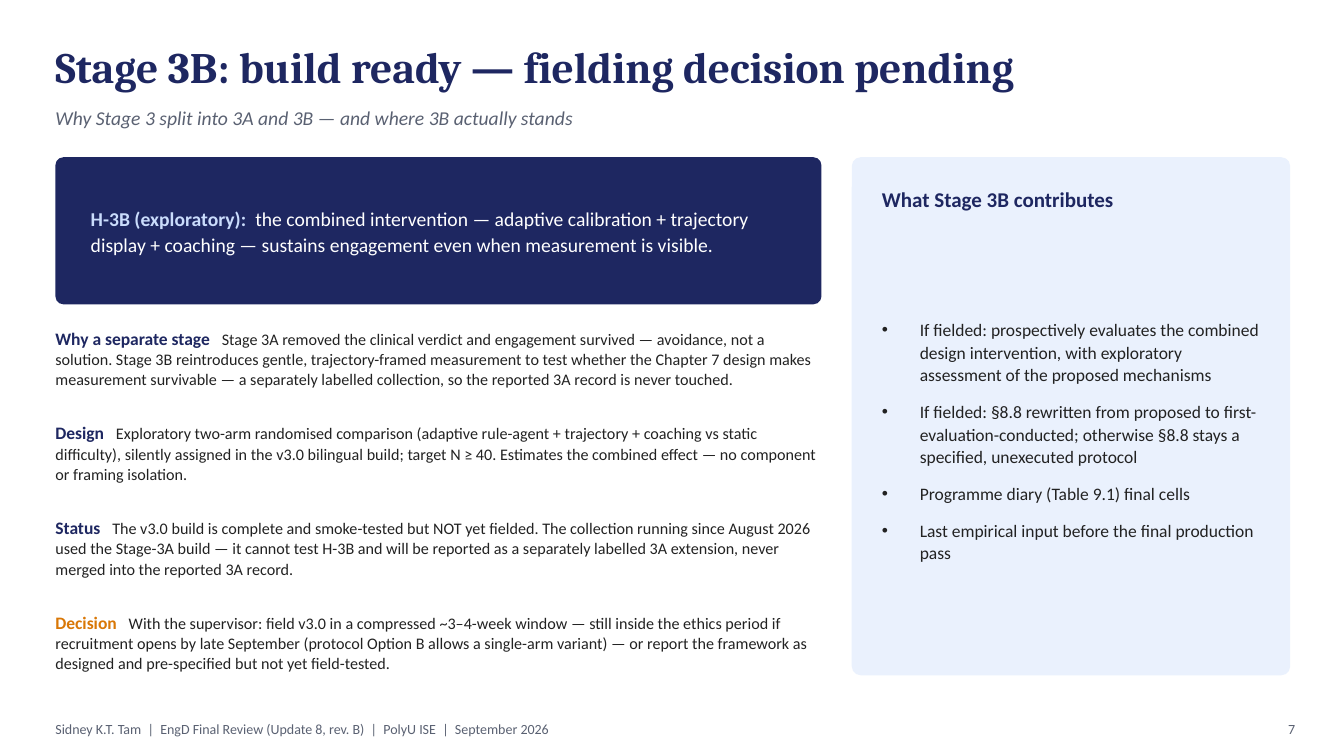
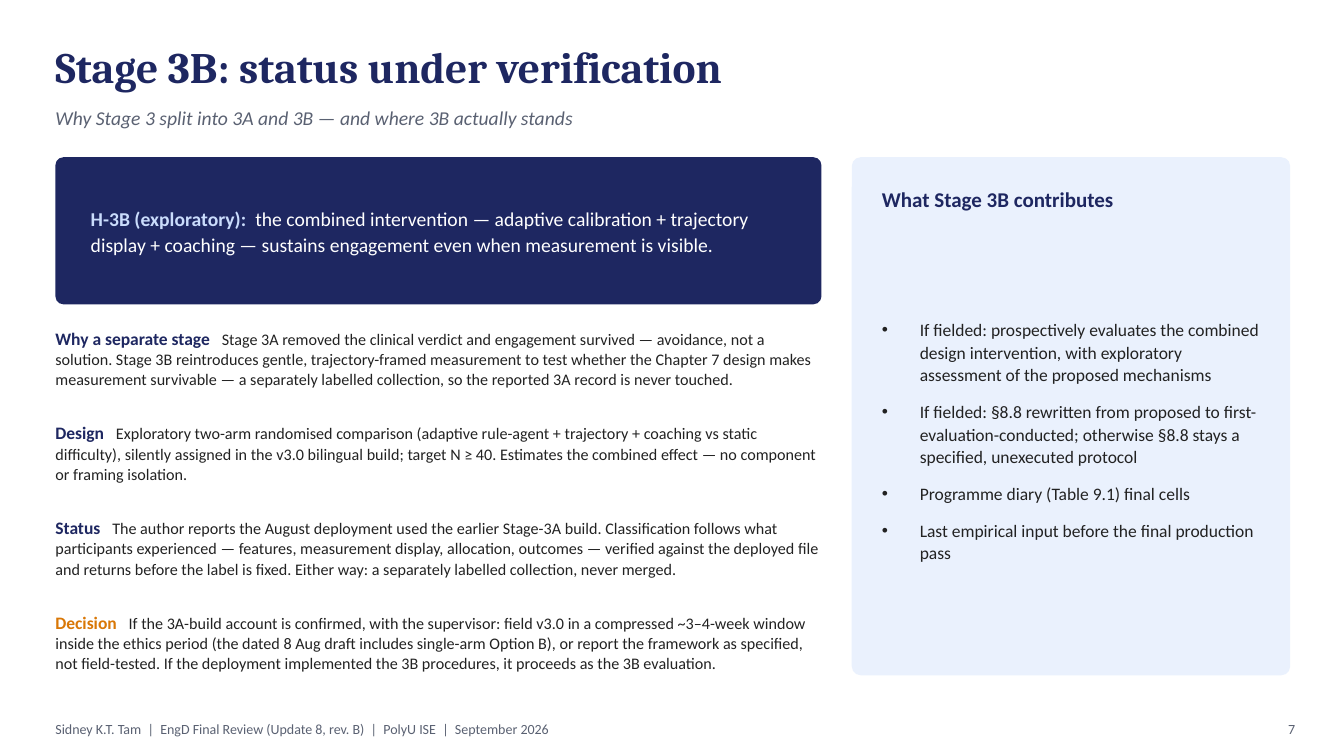
Before and after one commit to leicatam/gamification, a slide deck: slide 7 of docs/presentations/EngD_Update_8_Final_Review_September2026_revB.pptx. Drawn at 1344x756 pixels with LibreOffice and Linux fonts; fonts in the diff are those of the drawing. Boxes give left, top, right and bottom in pixels: in the first picture for what was removed or moved away, otherwise in the second. Text is boxed around its words. In the diff, an @@ line names an element or a change of style, - is before the commit and + after.

```diff
--- a/docs/presentations/EngD_Update_8_Final_Review_September2026_revB.pptx
+++ b/docs/presentations/EngD_Update_8_Final_Review_September2026_revB.pptx
@@ text at [55, 52, 722, 93]: text changed @@
-Stage 3B: build ready — fielding decision pending
+Stage 3B: status under verification
@@ text at [55, 522, 818, 578]: text changed @@
-Status The v3.0 build is complete and smoke-tested but NOT yet fielded. The collection running since August 2026 used the Stage-3A build — it cannot test H-3B and will be reported as a separately labelled 3A extension, never merged into the reported 3A record.
+Status The author reports the August deployment used the earlier Stage-3A build. Classification follows what participants experienced — features, measurement display, allocation, outcomes — verified against the deployed file and returns before the label is fixed. Either way: a separately labelled collection, never merged.
@@ text at [55, 616, 805, 672]: text changed @@
-Decision With the supervisor: field v3.0 in a compressed ~3–4-week window — still inside the ethics period if recruitment opens by late September (protocol Option B allows a single-arm variant) — or report the framework as designed and pre-specified but not yet field-tested.
+Decision If the 3A-build account is confirmed, with the supervisor: field v3.0 in a compressed ~3–4-week window inside the ethics period (the dated 8 Aug draft includes single-arm Option B), or report the framework as specified, not field-tested. If the deployment implemented the 3B procedures, it proceeds as the 3B evaluation.
```
Also in this commit, not shown: 3 other slides changed, 1 other file.
